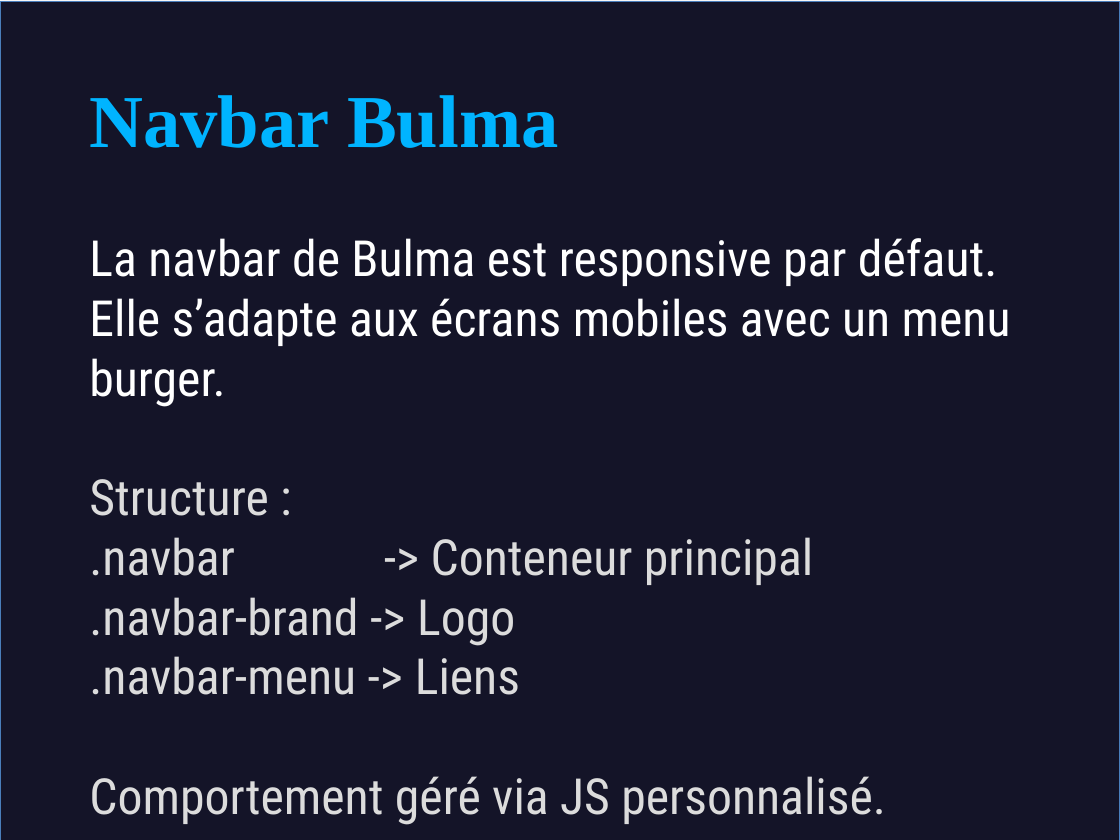
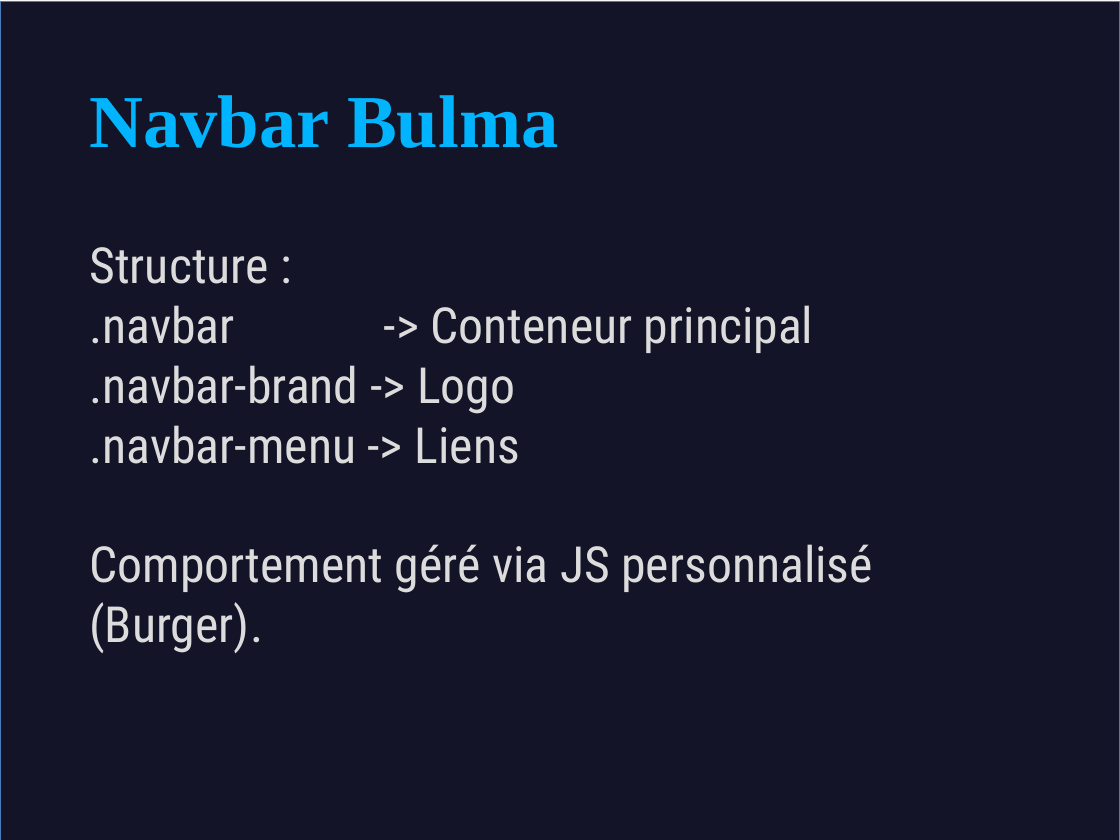
Before and after one commit to Mirado14112003/bulma, a slide deck: slide 4 of Bulma_Exposée.pptx. Drawn at 1120x840 pixels with LibreOffice and Linux fonts; fonts in the diff are those of the drawing. Boxes give left, top, right and bottom in pixels: in the first picture for what was removed or moved away, otherwise in the second. Text is boxed around its words. In the diff, an @@ line names an element or a change of style, - is before the commit and + after.

```diff
--- a/Bulma_Exposée.pptx
+++ b/Bulma_Exposée.pptx
@@ text at (89, 238, 1011, 407): paragraphs removed @@
-La navbar de Bulma est responsive par défaut.
-Elle s’adapte aux écrans mobiles avec un menu burger.
@@ text at (89, 544, 872, 593): text changed @@
-Comportement géré via JS personnalisé.
+Comportement géré via JS personnalisé (Burger).
```
Also in this commit, not shown: 2 other slides changed, 1 other file.
